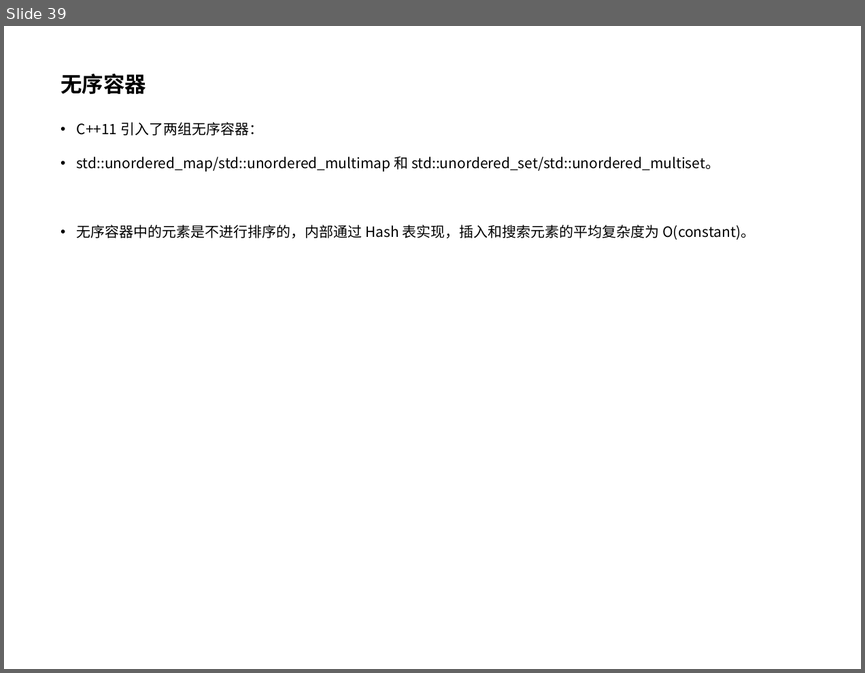
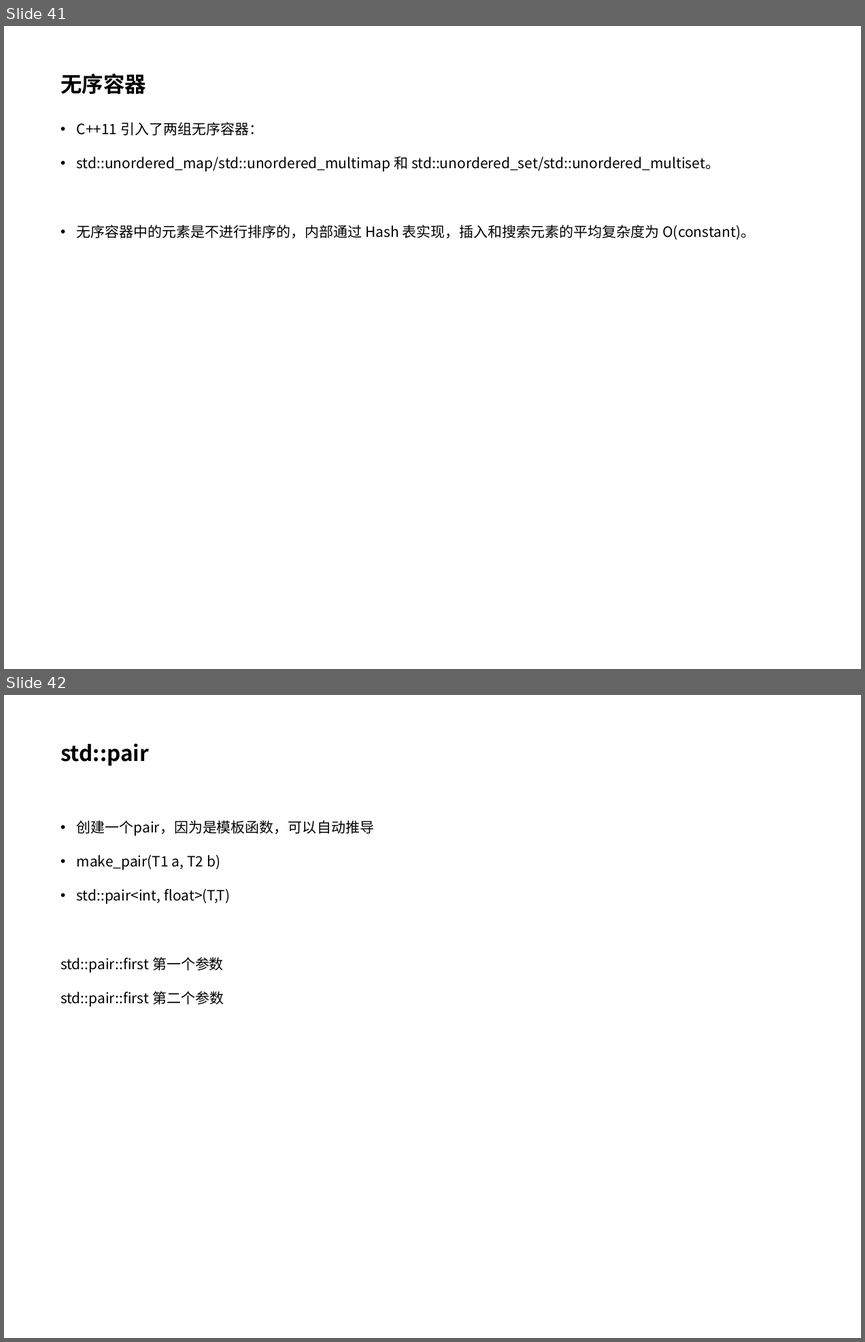
Before and after one commit to pointer1618/projects, a slide deck: lan7/c++11特性.ppt. Shown one above the other, each under a label of ours: slide 39 before the commit, slides 41 and 42 after it. The pictures are 865x673 and 865x1342 pixels, drawn with LibreOffice and Linux fonts; fonts in the diff are those of the drawing; background and template pictures are left out. Boxes give left, top, right and bottom in pixels: in the first picture for what was removed or moved away, otherwise in the second. Text is boxed around its words. In the diff, an @@ line names an element or a change of style, - is before the commit and + after.

```diff
--- a/lan7/c++11特性.ppt
+++ b/lan7/c++11特性.ppt
@@ slide 42 added at bbox=[4, 695, 861, 1338], background #FFFFFF @@
@@ title added at bbox=[60, 743, 149, 766], 18 pt, text #000000, bold @@
+std::pair
@@ text added at bbox=[60, 820, 374, 1006], 12 pt, text #000000 @@
+• 创建一个pair，因为是模板函数，可以自动推导
+• make_pair(T1 a, T2 b)
+• std::pair<int, float>(T,T)
+std::pair::first 第一个参数
+std::pair::first 第二个参数
@@ what was slide 39 is now slide 41 @@
```
Also in this commit, not shown: 10 slides changed, 3 other slides added.
